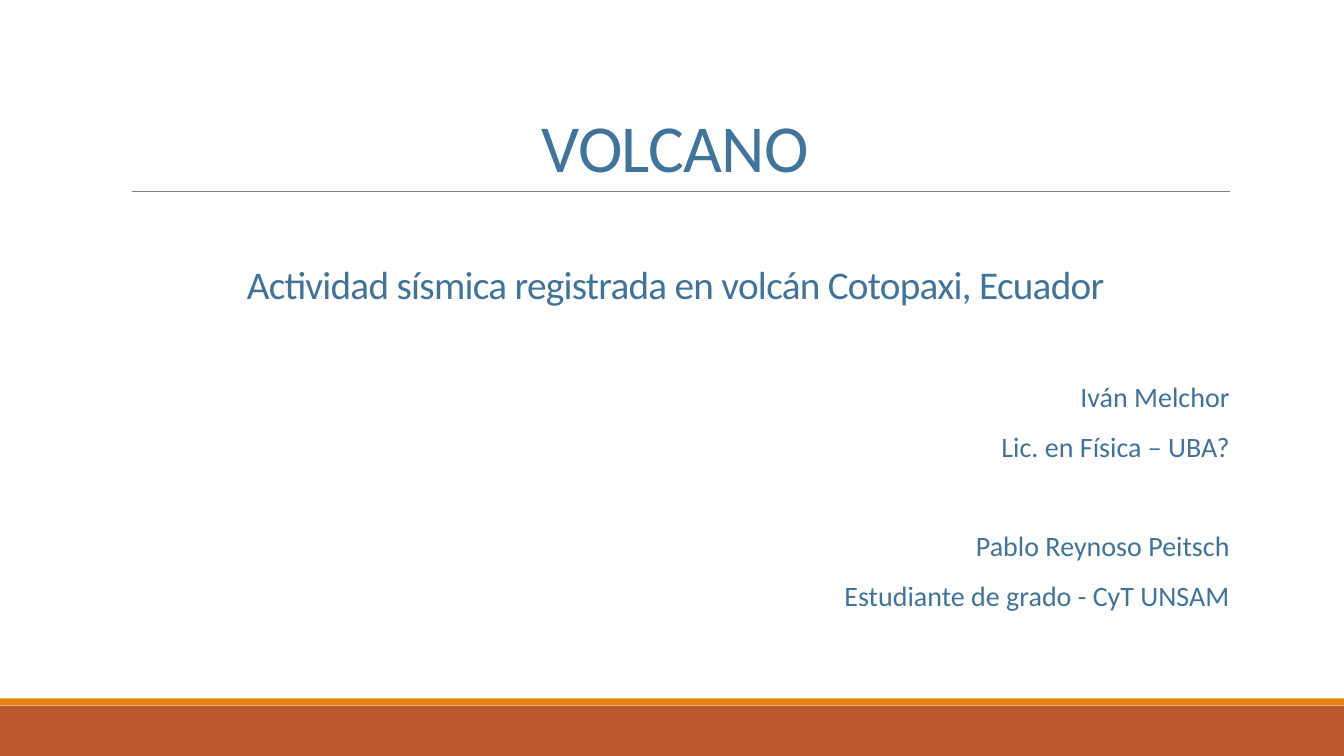
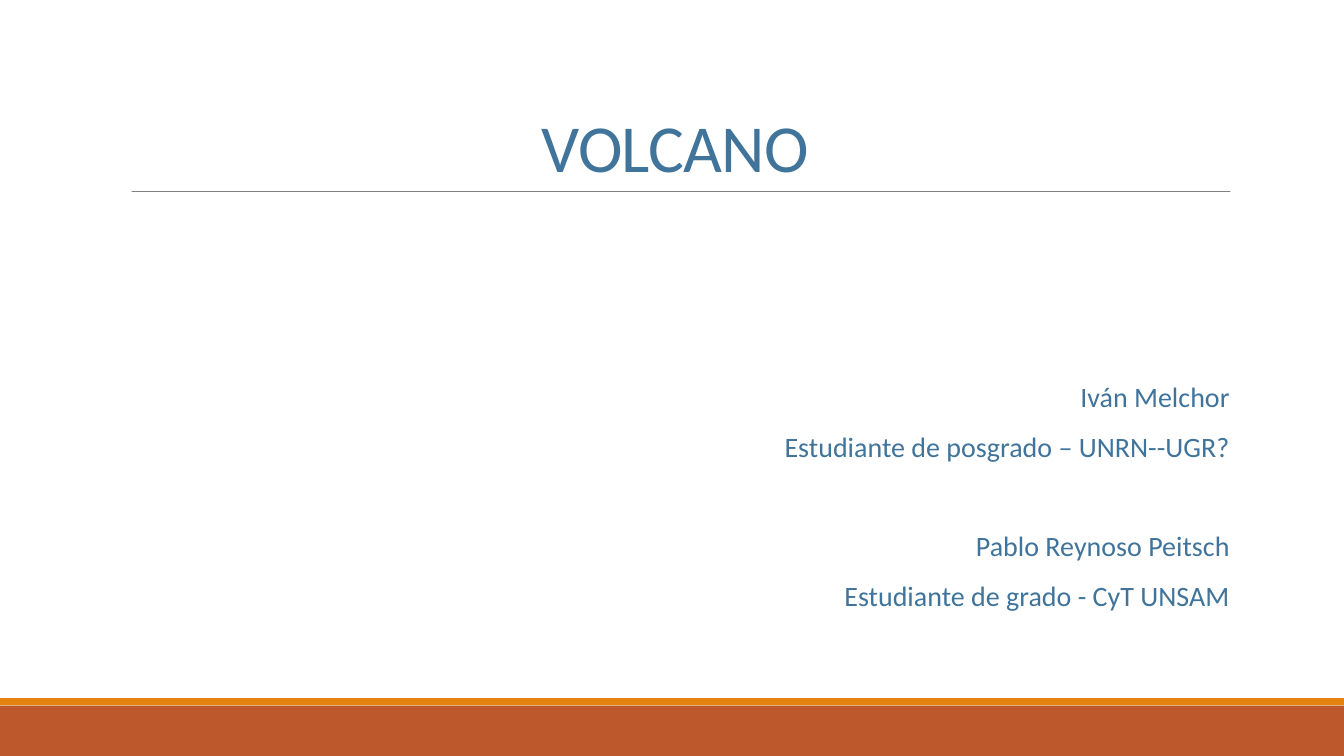
Before and after one commit to ifmelchor/volcano_ML-UNSAM, a slide deck: slide 1 of presentacion/01.pptx. Drawn at 1344x756 pixels with LibreOffice and Linux fonts; fonts in the diff are those of the drawing. Boxes give left, top, right and bottom in pixels: in the first picture for what was removed or moved away, otherwise in the second. Text is boxed around its words. In the diff, an @@ line names an element or a change of style, - is before the commit and + after.

Commit message:
update presentacion

```diff
--- a/presentacion/01.pptx
+++ b/presentacion/01.pptx
@@ text removed at (247, 271, 1104, 306) @@
-Actividad sísmica registrada en volcán Cotopaxi, Ecuador
@@ text at (785, 437, 1229, 462): text changed @@
-  Lic. en Física – UBA?
+  Estudiante de posgrado – UNRN--UGR?
```
Also in this commit, not shown: 1 other slide changed, 6 slides added, 5 slides removed, 10 other files.
